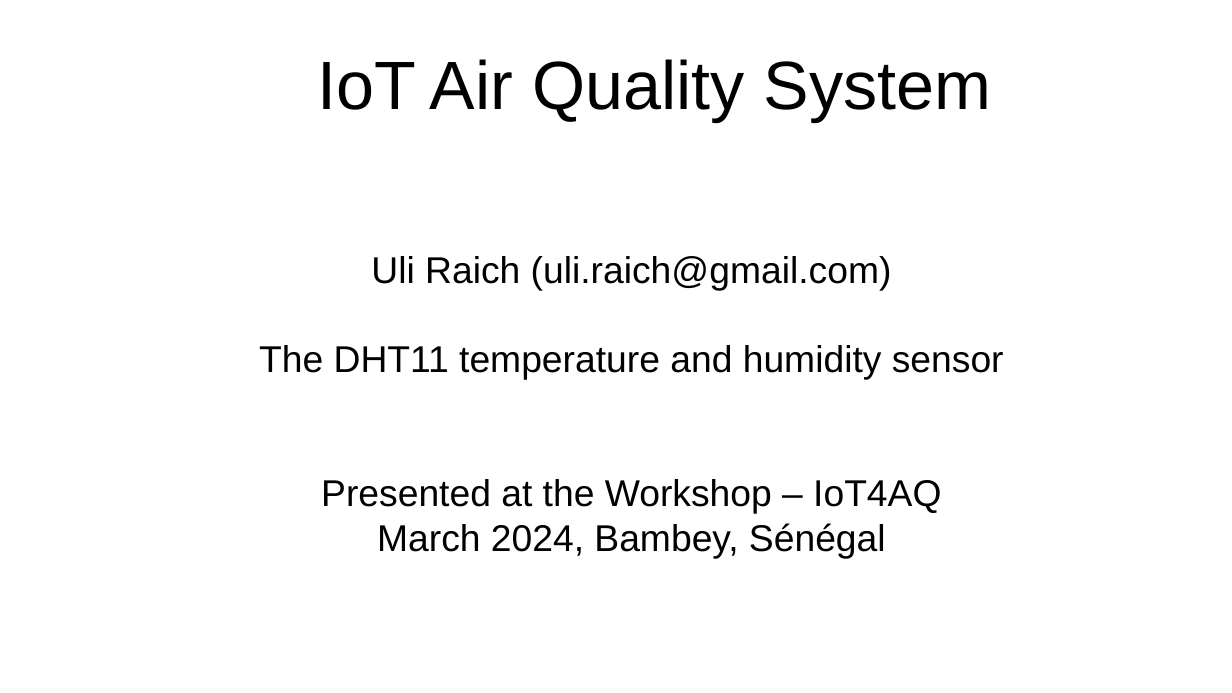
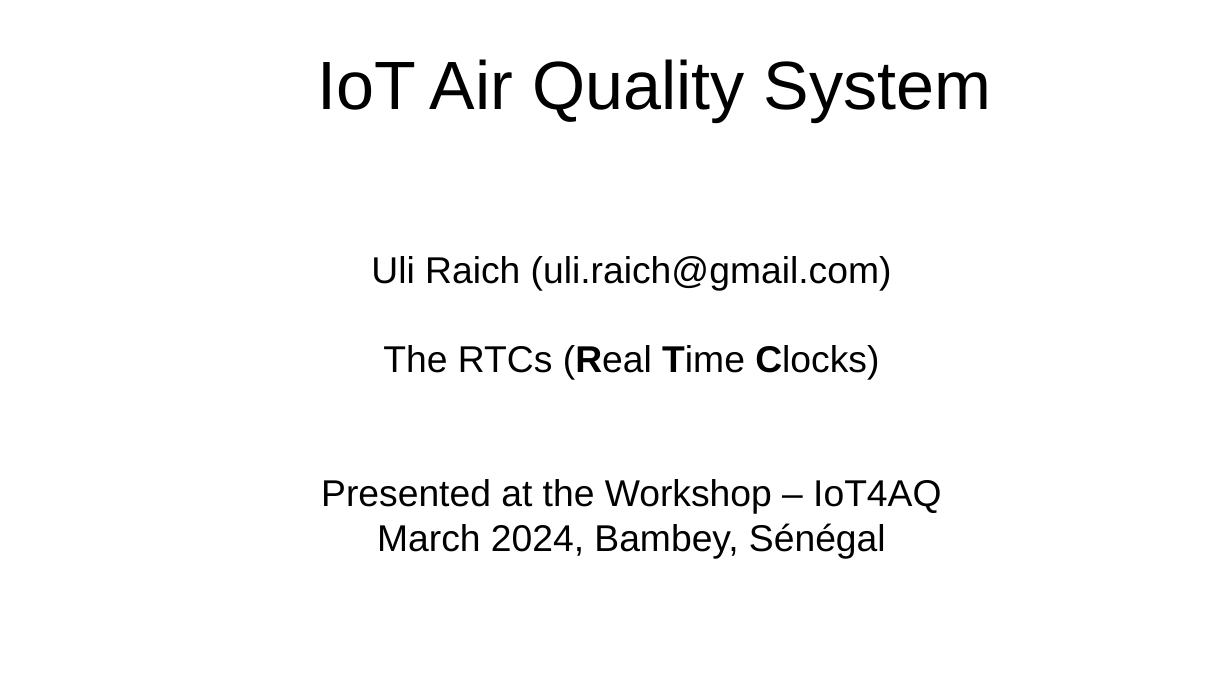
Before and after one commit to uraich/IoT4AQ, a slide deck: slide 1 of workshop/slides/iot4aq_rtc.odp. Drawn at 1232x693 pixels with LibreOffice and Linux fonts; fonts in the diff are those of the drawing; background and template pictures are left out. Boxes give left, top, right and bottom in pixels: in the first picture for what was removed or moved away, otherwise in the second. Text is boxed around its words. In the diff, an @@ line names an element or a change of style, - is before the commit and + after.

```diff
--- a/workshop/slides/iot4aq_rtc.odp
+++ b/workshop/slides/iot4aq_rtc.odp
@@ subtitle at (383, 345, 879, 380): text changed @@
-The DHT11 temperature and humidity sensor
+The RTCs (Real Time Clocks)
```
Also in this commit, not shown: 1 other slide changed, 1 slide added, 8 slides removed, 4 other files.
